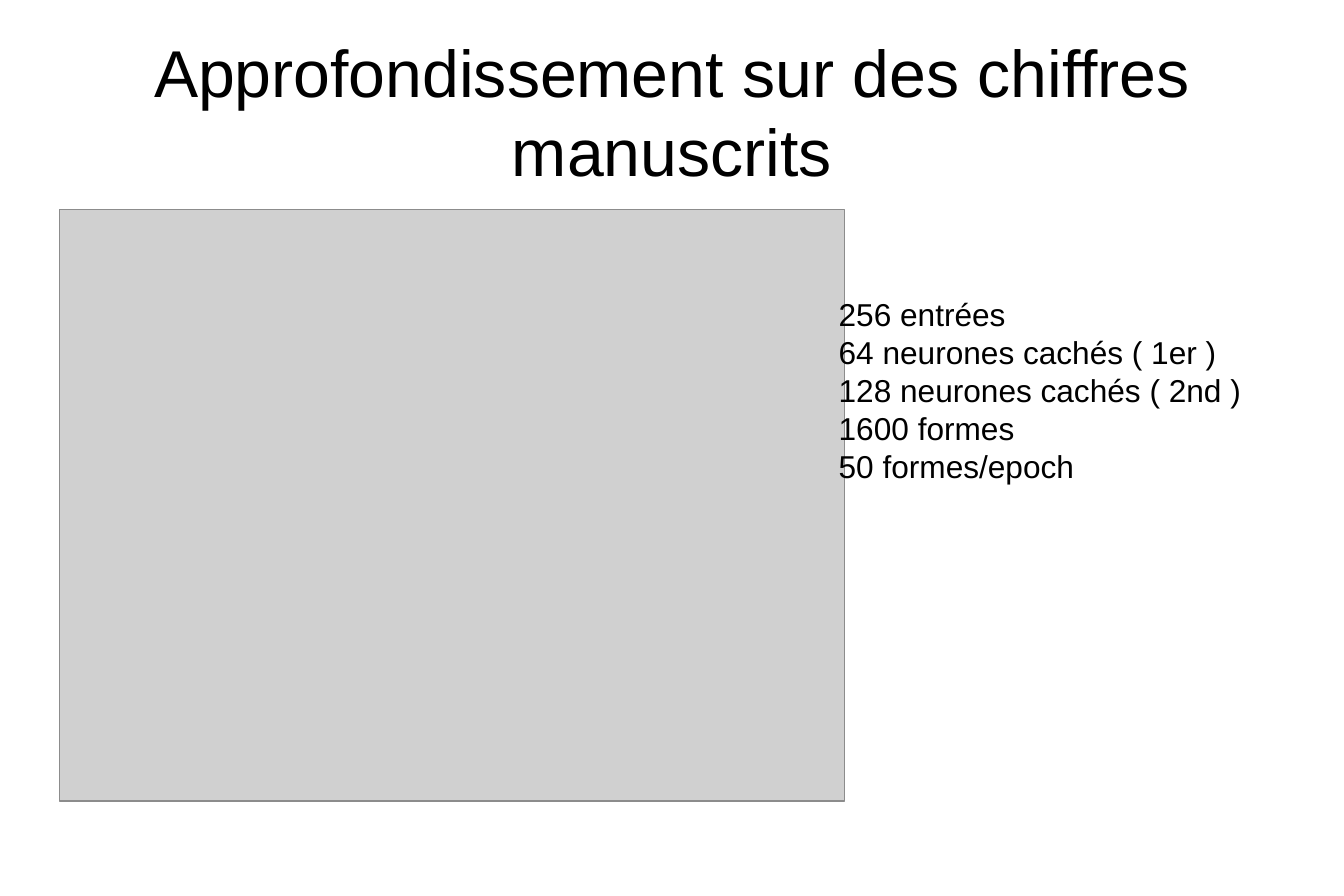
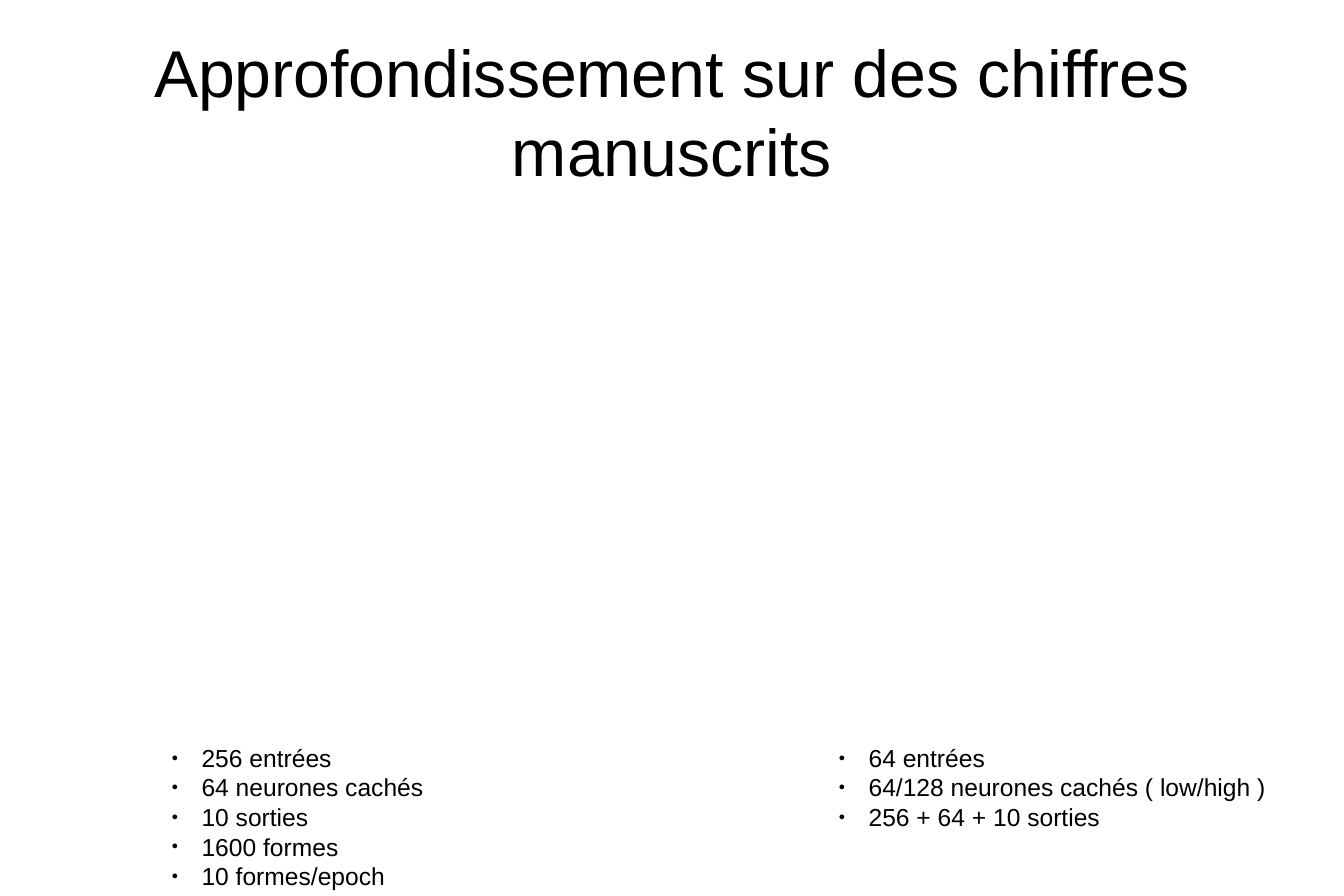
Before and after one commit to matthieu637/anne, a slide deck: slide 7 of exp/pre-presentation/pre-presentation.odp. Drawn at 1344x896 pixels with LibreOffice and Linux fonts; fonts in the diff are those of the drawing; grey boxes stand for pictures. Boxes give left, top, right and bottom in pixels: in the first picture for what was removed or moved away, otherwise in the second. Text is boxed around its words. In the diff, an @@ line names an element or a change of style, - is before the commit and + after.

```diff
--- a/exp/pre-presentation/pre-presentation.odp
+++ b/exp/pre-presentation/pre-presentation.odp
@@ picture removed at (x1=59, y1=210, x2=845, y2=802) @@
@@ text "256 entrées" moved from (x1=839, y1=301, x2=1222, y2=484) to (x1=202, y1=749, x2=423, y2=890) @@
@@ text at (x1=202, y1=749, x2=338, y2=857): size 18 to 14 pt in "256 entrées", "1600 formes"; bullet none to ● @@
@@ text added at (x1=869, y1=749, x2=1250, y2=827), 14 pt, text #000000 @@
+● 64 entrées
+● 64/128 neurones cachés ( low/high )
+● 256 + 64 + 10 sorties
@@ text at (x1=202, y1=778, x2=423, y2=827): text changed; size 18 to 14 pt @@
-64 neurones cachés ( 1er )
-128 neurones cachés ( 2nd )
+● 64 neurones cachés
+● 10 sorties
@@ text at (x1=202, y1=867, x2=385, y2=890): text changed; size 18 to 14 pt @@
-50 formes/epoch
+● 10 formes/epoch
```
Also in this commit, not shown: 1 other slide changed, 12 other files.
